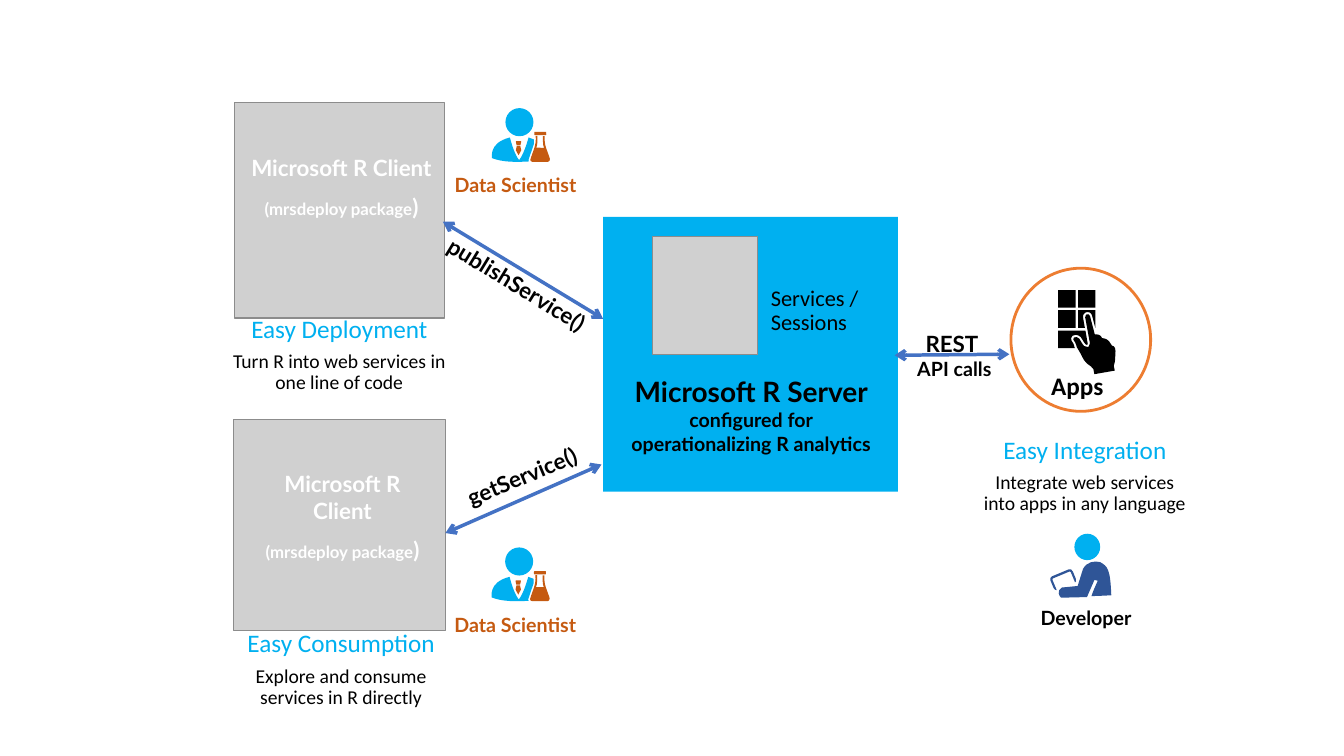
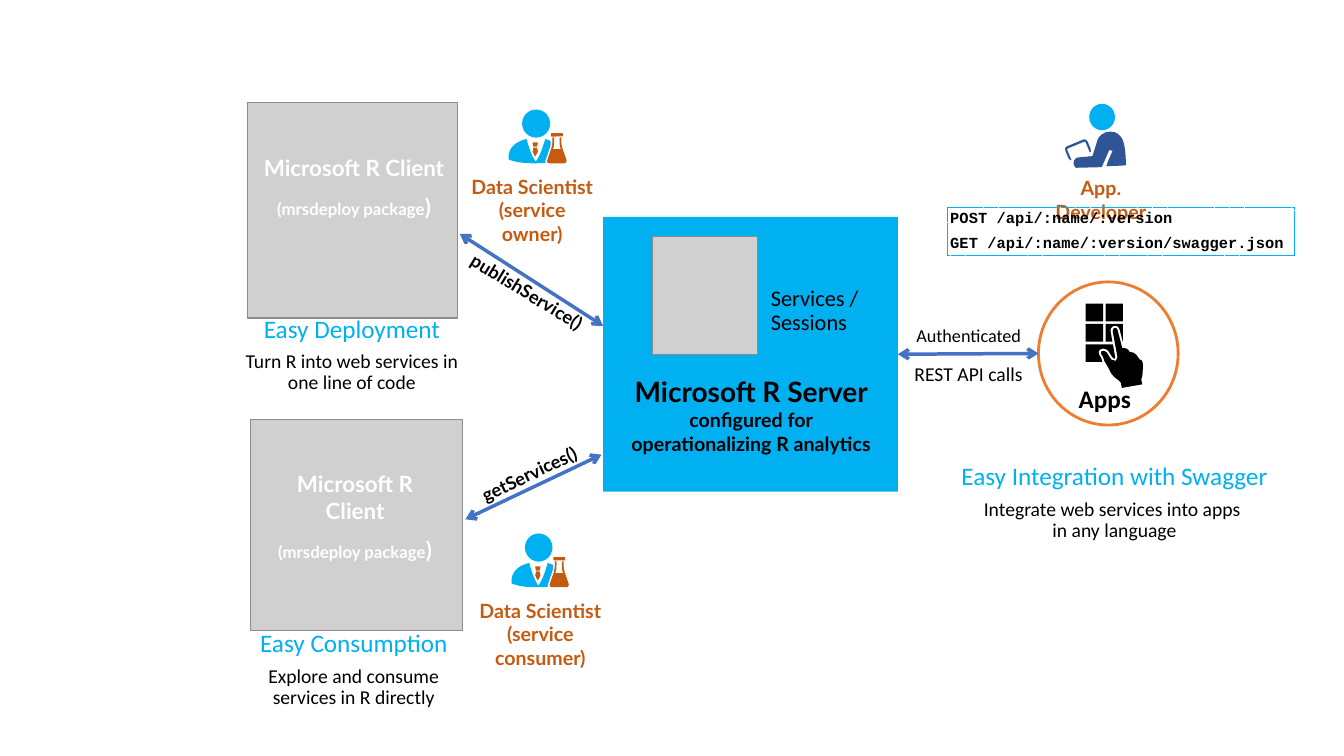
Before and after one commit to MicrosoftDocs/machine-learning-server-docs, a slide deck: slide 4 of microsoft-r/media/o16n/about-o16n.pptx. Drawn at 1344x756 pixels with LibreOffice and Linux fonts; fonts in the diff are those of the drawing; grey boxes stand for pictures. Boxes give left, top, right and bottom in pixels: in the first picture for what was removed or moved away, otherwise in the second. Text is boxed around its words. In the diff, an @@ line names an element or a change of style, - is before the commit and + after.

```diff
--- a/microsoft-r/media/o16n/about-o16n.pptx
+++ b/microsoft-r/media/o16n/about-o16n.pptx
@@ rounded rectangle: place and size @@
-rounded rectangle at box(534, 132, 546, 135)
+rounded rectangle at box(552, 133, 564, 136)
@@ 2 freeform shapes, 1 ellipse: place and size @@
-2 freeform shapes, 1 ellipse at box(1050, 534, 1111, 598)
+2 freeform shapes, 1 ellipse at box(1064, 104, 1126, 168)
@@ 2 texts, 1 picture: place and size @@
-2 texts, 1 picture at box(233, 103, 446, 389)
+2 texts, 1 picture at box(246, 103, 458, 389)
@@ 4 freeform shapes, 3 texts, 1 picture, 1 ellipse: place and size @@
-4 freeform shapes, 3 texts, 1 picture, 1 ellipse at box(233, 108, 576, 707)
+4 freeform shapes, 3 texts, 1 picture, 1 ellipse at box(250, 110, 593, 707)
@@ text at box(499, 202, 566, 244): paragraph added @@
+(service owner)
@@ rectangle added at box(948, 208, 1296, 256), outline #00B0F0 0.75 pt dashed, 11 pt, text #000000, bold @@
+POST /api/:name/:version
+GET /api/:name/:version/swagger.json
@@ text at box(1055, 180, 1146, 223): text changed; text colour #000000 to #C55A11 @@
-Developer
+App. Developer
@@ double arrow moved from (444, 222) - (603, 319) to (460, 234) - (603, 326) @@
@@ text "publishService()": place and size @@
-text "publishService()" at box(430, 230, 594, 355)
+text "publishService()" at box(448, 244, 596, 358)
@@ text "publishService()" at box(448, 244, 596, 358): size 16 to 13 pt @@
@@ ellipse: place and size @@
-ellipse at box(1011, 268, 1151, 411)
+ellipse at box(1038, 282, 1179, 425)
@@ text added at box(916, 329, 1021, 342), 13 pt, text #000000 @@
+Authenticated
@@ freeform shape: place and size @@
-freeform shape at box(1059, 290, 1116, 374)
+freeform shape at box(1086, 303, 1143, 387)
@@ double arrow moved from (895, 355) - (1009, 354) to (898, 354) - (1038, 354) @@
@@ text "REST API calls": place and size @@
-text "REST API calls" at box(917, 332, 992, 376)
+text "REST API calls" at box(914, 367, 1022, 381)
@@ text "REST API calls" at box(914, 367, 1022, 381): size 16 to 14 pt in "REST"; font Lato to Calibri, bold off; line spacing 1 to 0.9; more space between paragraphs @@
@@ text "Apps": place and size @@
-text "Apps" at box(1051, 378, 1103, 399)
+text "Apps" at box(1079, 391, 1131, 412)
@@ text at box(455, 431, 605, 521): text changed; size 16 to 13 pt @@
-getService()
+getServices()
@@ text "getServices()" at box(455, 431, 605, 521): rotation 337 to 334 degrees @@
@@ text "Easy Integration with Swagger": place and size @@
-text "Easy Integration with Swagger" at box(984, 441, 1186, 514)
+text "Easy Integration with Swagger" at box(961, 467, 1267, 541)
@@ double arrow moved from (446, 533) - (602, 465) to (466, 519) - (602, 455) @@
@@ text at box(961, 467, 1267, 490): text changed @@
-Easy Integration
+Easy Integration with Swagger
@@ 4 freeform shapes, 1 rounded rectangle, 1 ellipse: place and size @@
-4 freeform shapes, 1 rounded rectangle, 1 ellipse at box(492, 547, 549, 602)
+4 freeform shapes, 1 rounded rectangle, 1 ellipse at box(512, 533, 569, 588)
@@ text "Data Scientist": place and size @@
-text "Data Scientist" at box(454, 617, 576, 632)
+text "Data Scientist" at box(479, 603, 601, 668)
@@ text at box(495, 626, 586, 668): paragraph added @@
+(service consumer)
```
Also in this commit, not shown: 1 other slide changed, 2 other files.
